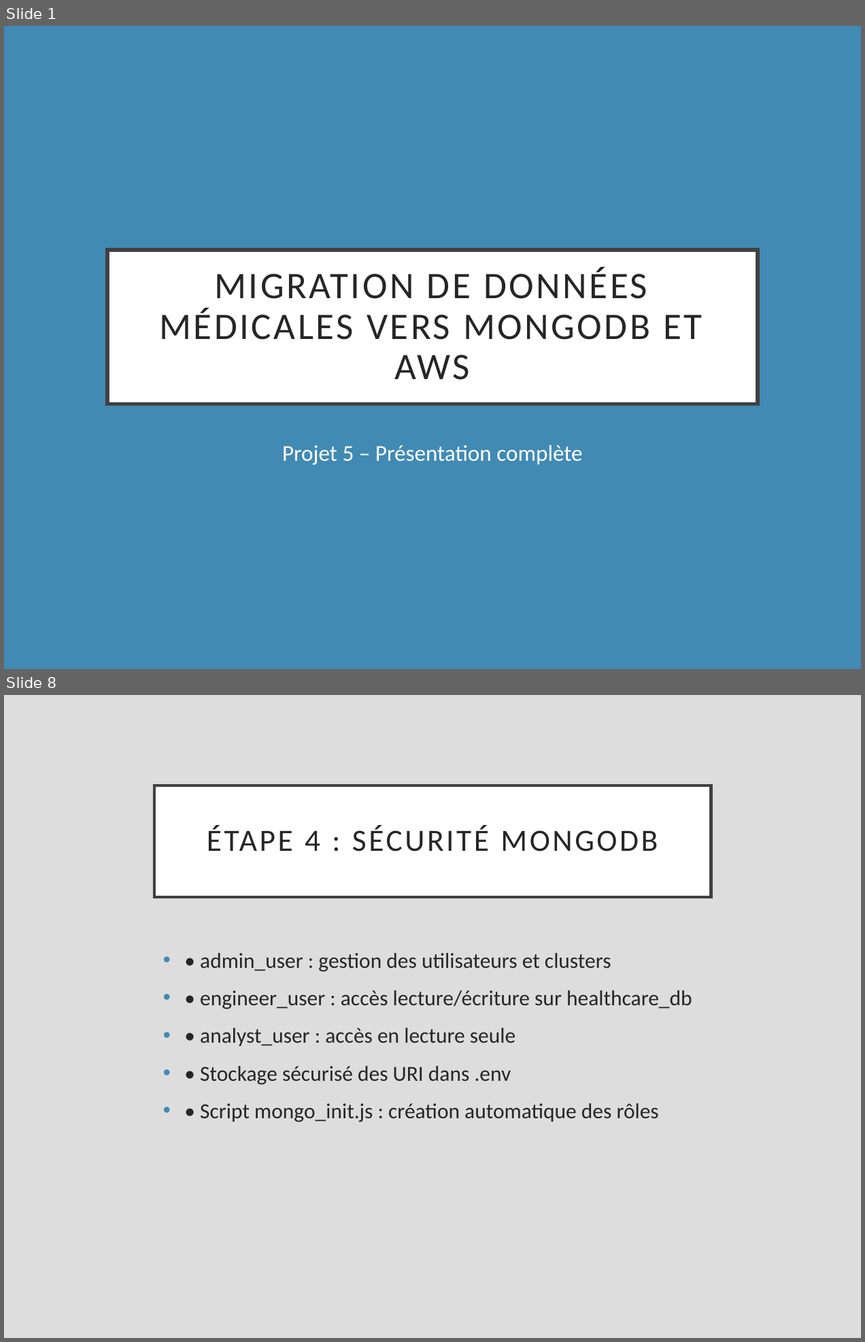
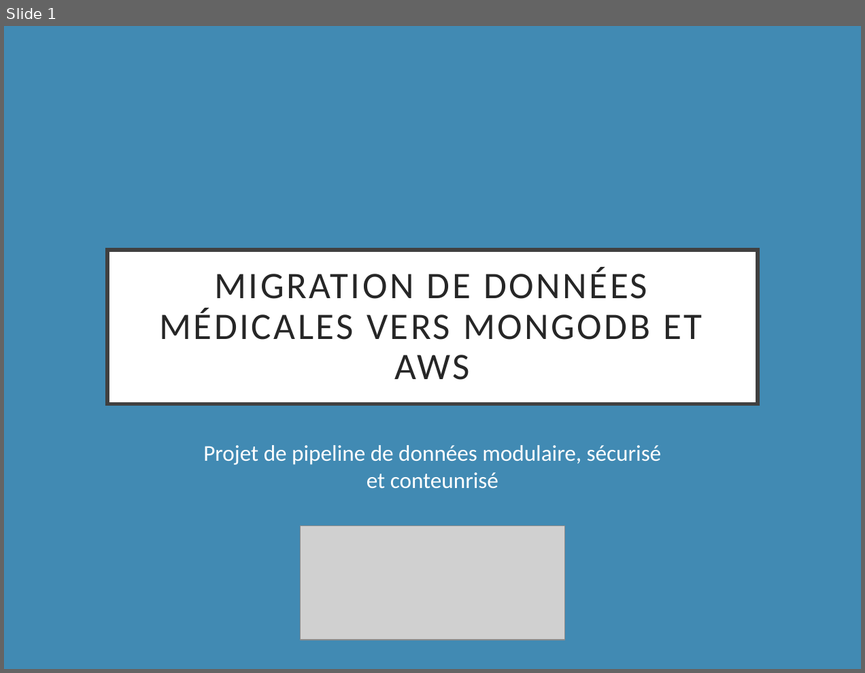
Before and after one commit to alexqtn/projet_5, a slide deck: Presantation.pptx. Shown one above the other, each under a label of ours: slides 1 and 8 before the commit, slide 1 after it; the slides between them are not shown. The pictures are 865x1342 and 865x673 pixels, drawn with LibreOffice and Linux fonts; fonts in the diff are those of the drawing; grey boxes stand for pictures. Boxes give left, top, right and bottom in pixels: in the first picture for what was removed or moved away, otherwise in the second. Text is boxed around its words. In the diff, an @@ line names an element or a change of style, - is before the commit and + after.

```diff
--- a/Presantation.pptx
+++ b/Presantation.pptx
@@ slide 8 removed at box(4, 695, 861, 1338), background #DDDDDD @@
@@ title removed at box(155, 785, 711, 896) @@
-ÉTAPE 4 : SÉCURITÉ MONGODB
@@ text removed at box(200, 953, 692, 1122) @@
-• • admin_user : gestion des utilisateurs et clusters
-• • engineer_user : accès lecture/écriture sur healthcare_db
-• • analyst_user : accès en lecture seule
-• • Stockage sécurisé des URI dans .env
-• • Script mongo_init.js : création automatique des rôles
@@ slide 1 changed as well @@
@@ subtitle at box(203, 445, 662, 488): text changed @@
-Projet 5 – Présentation complète
+Projet de pipeline de données modulaire, sécurisé et conteunrisé
@@ picture added at box(300, 526, 564, 639) @@
```
Also in this commit, not shown: 2 other slides changed, 18 slides added, 7 other slides removed, 6 other files.
